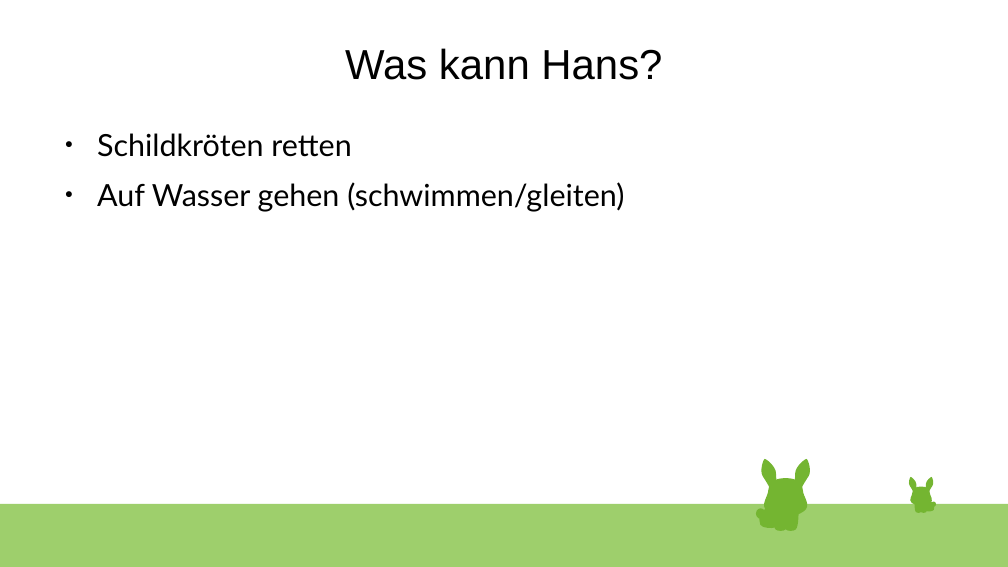
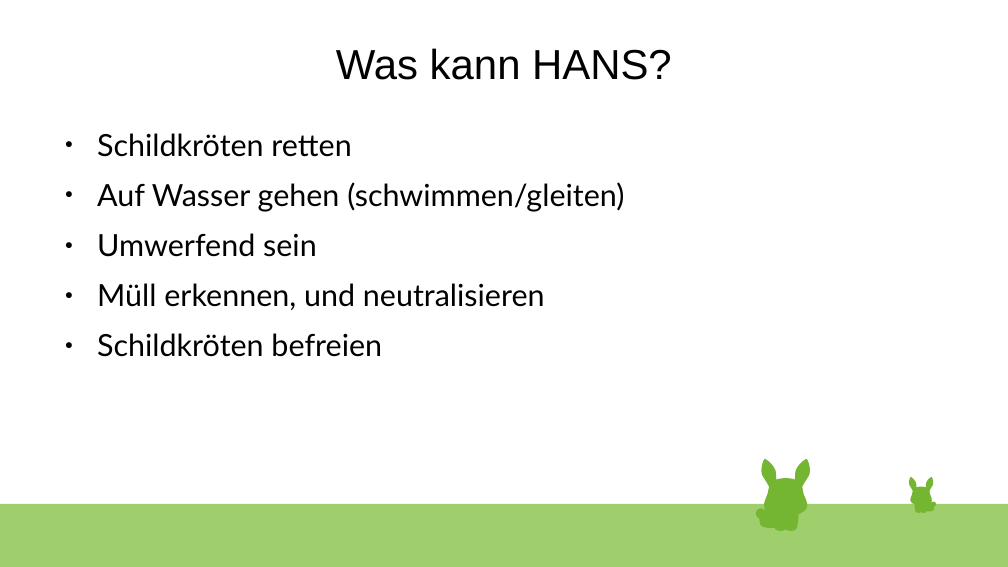
Before and after one commit to ruezomon/hans, a slide deck: slide 5 of presentation.odp. Drawn at 1008x567 pixels with LibreOffice and Linux fonts; fonts in the diff are those of the drawing. Boxes give left, top, right and bottom in pixels: in the first picture for what was removed or moved away, otherwise in the second. Text is boxed around its words. In the diff, an @@ line names an element or a change of style, - is before the commit and + after.

```diff
--- a/presentation.odp
+++ b/presentation.odp
@@ title at (336, 48, 672, 80): text changed @@
-Was kann Hans?
+Was kann HANS?
@@ text at (97, 233, 545, 357): paragraphs added @@
+● Umwerfend sein
+● Müll erkennen, und neutralisieren
+● Schildkröten befreien
```
Also in this commit, not shown: 2 other slides changed, 2 slides added, 2 other files.
